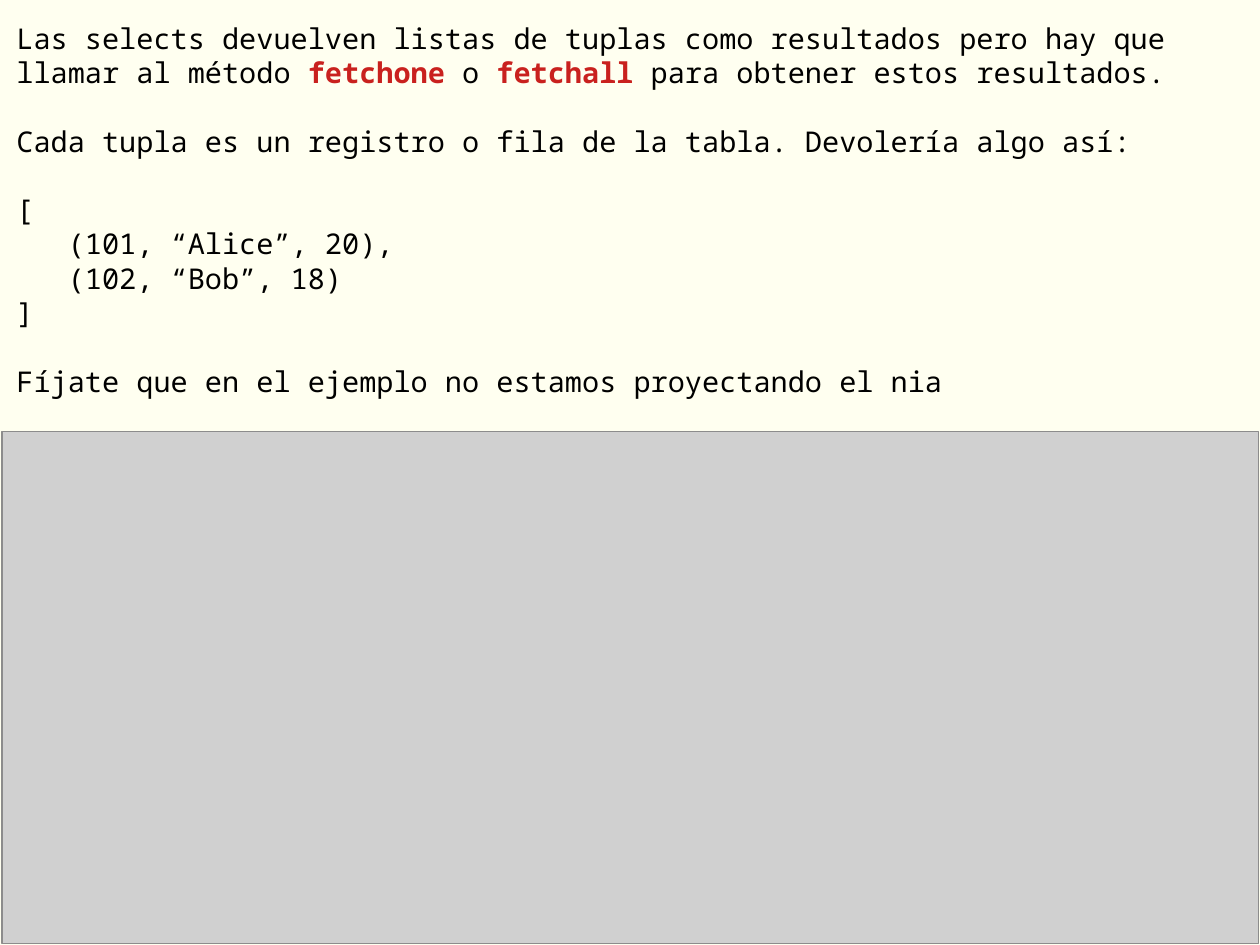
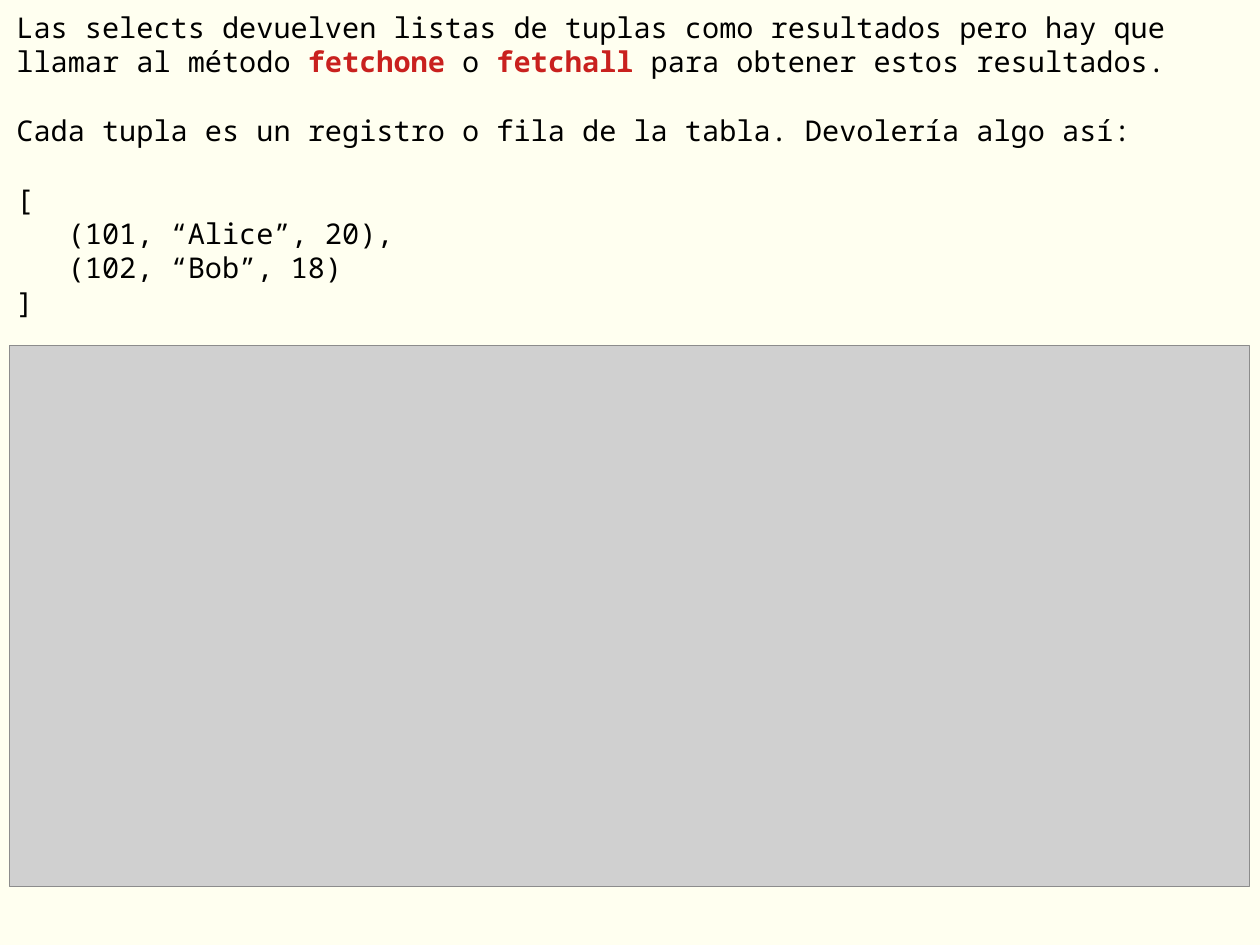
Before and after one commit to rgmf/dwes, a slide deck: slide 21 of unidades/06_acceso_a_bases_de_datos/presentacion/bbdd.odp. Drawn at 1260x945 pixels with LibreOffice and Linux fonts; fonts in the diff are those of the drawing; grey boxes stand for pictures. Boxes give left, top, right and bottom in pixels: in the first picture for what was removed or moved away, otherwise in the second. Text is boxed around its words. In the diff, an @@ line names an element or a change of style, - is before the commit and + after.

```diff
--- a/unidades/06_acceso_a_bases_de_datos/presentacion/bbdd.odp
+++ b/unidades/06_acceso_a_bases_de_datos/presentacion/bbdd.odp
@@ title at (16, 16, 1165, 283): text changed @@
-Las selects devuelven listas de tuplas como resultados pero hay que llamar al método fetchone o fetchall para obtener estos resultados.
-Cada tupla es un registro o fila de la tabla. Devolería algo así:
-[
-(101, “Alice”, 20),
-(102, “Bob”, 18)
-]
-Fíjate que en el ejemplo no estamos proyectando el nia
+Las selects devuelven listas de tuplas como resultados pero hay que llamar al método fetchone o fetchall para obtener estos resultados.
+Cada tupla es un registro o fila de la tabla. Devolería algo así:
+[
+(101, “Alice”, 20),
+(102, “Bob”, 18)
+]
@@ picture: place and size @@
-picture at (2, 432, 1260, 944)
+picture at (9, 345, 1250, 886)
```
Also in this commit, not shown: 5 other slides changed, 2 slides added, 1 other file.
